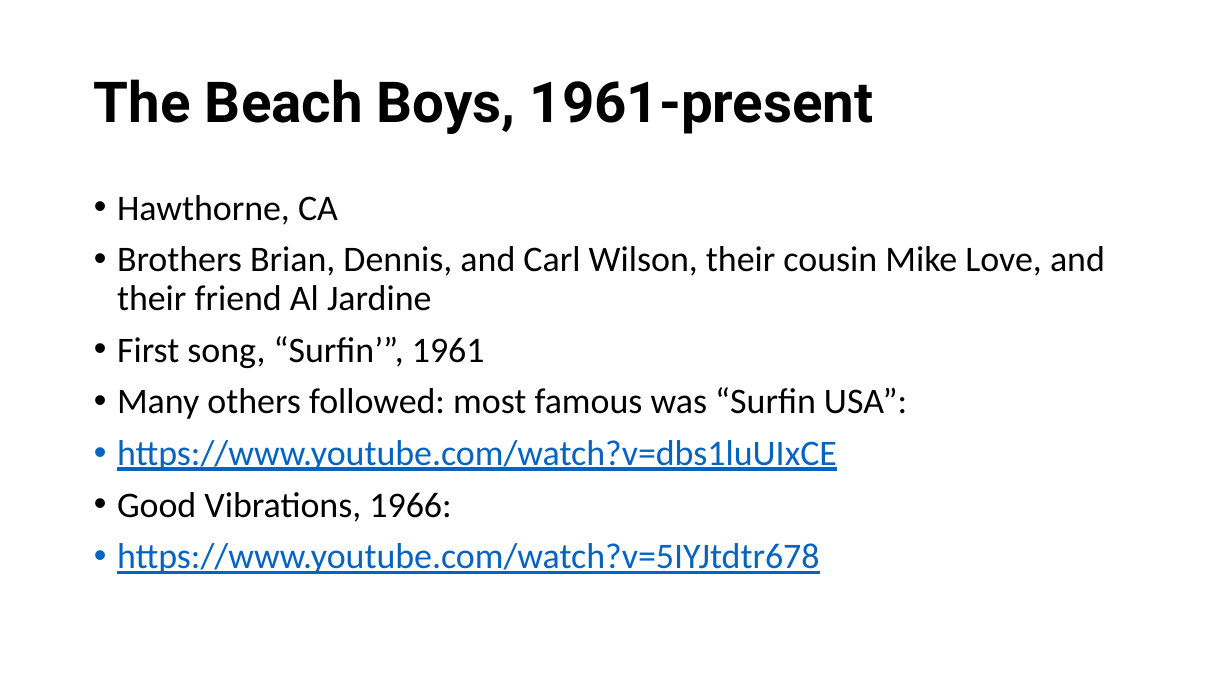
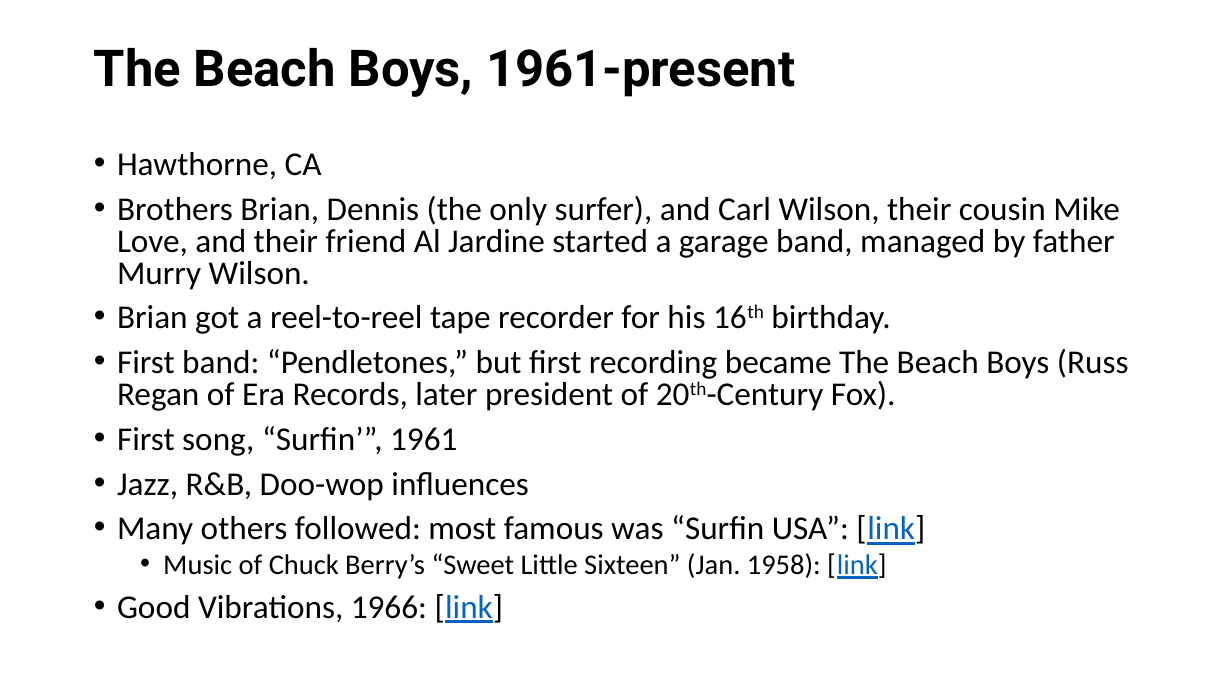
Before and after one commit to mrbaker1917/website, a slide deck: slide 8 of HSTR121/ppts/Beach Boys, Surf Music, and Hot.pptx (slide 6 before the commit). Drawn at 1232x693 pixels with LibreOffice and Linux fonts; fonts in the diff are those of the drawing; background and template pictures are left out. Boxes give left, top, right and bottom in pixels: in the first picture for what was removed or moved away, otherwise in the second. Text is boxed around its words. In the diff, an @@ line names an element or a change of style, - is before the commit and + after.

```diff
--- a/HSTR121/ppts/Beach Boys, Surf Music, and Hot.pptx
+++ b/HSTR121/ppts/Beach Boys, Surf Music, and Hot.pptx
@@ title "The Beach Boys, 1961-present" at <box>94,48,795,97</box>: size 44 to 39.6 pt @@
@@ text "Hawthorne, CA": place and size @@
-text "Hawthorne, CA" at <box>117,195,1105,574</box>
+text "Hawthorne, CA" at <box>117,152,1129,623</box>
@@ text at <box>117,152,457,456</box>: size 28 to 25.9 pt in "Hawthorne, CA", "First song, “Surfin’”, 1961"; line spacing 0.9 to 0.8 @@
@@ text at <box>117,196,1129,411</box>: text changed; size 28 to 25.9 pt @@
-• Brothers Brian, Dennis, and Carl Wilson, their cousin Mike Love, and their friend Al Jardine
+• Brothers Brian, Dennis (the only surfer), and Carl Wilson, their cousin Mike Love, and their friend Al Jardine started a garage band, managed by father Murry Wilson.
+• Brian got a reel-to-reel tape recorder for his 16th birthday.
+• First band: “Pendletones,” but first recording became The Beach Boys (Russ Regan of Era Records, later president of 20th-Century Fox).
@@ text at <box>117,472,925,623</box>: text changed; size 28 to 25.9 pt; text colour #0563C1 to #000000 @@
-• Many others followed: most famous was “Surfin USA”:
-• https://www.youtube.com/watch?v=dbs1luUIxCE
-• Good Vibrations, 1966:
-• https://www.youtube.com/watch?v=5IYJtdtr678
+• Jazz, R&B, Doo-wop influences
+• Many others followed: most famous was “Surfin USA”: [link]
+  • Music of Chuck Berry’s “Sweet Little Sixteen” (Jan. 1958): [link]
+• Good Vibrations, 1966: [link]
```
Also in this commit, not shown: 4 other slides changed, 4 slides added, 1 slide removed.
